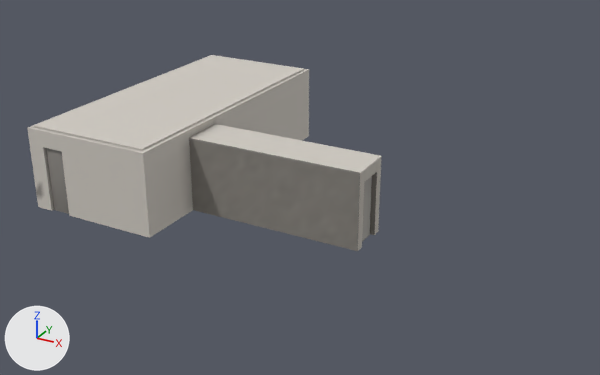
Renders of the glTF model assets/191/scene.glb from each side of a commit.
Both versions are drawn from a 50 mm lens placed at (19.29, -17.68, 11.53), pointed at (7.09, 4.5, 0.44). The lights are fixed; the arrows at lower left show +X, +Y and +Z. The first picture is the older version. Where no turn or scale is listed for an object, it has been applied to the vertices. Vertices at exactly the same position are counted once.

In view in the first picture: 'entry_door', 'room_door_3', 'shell_ceiling', 'shell_corridor', 'shell_walls'.
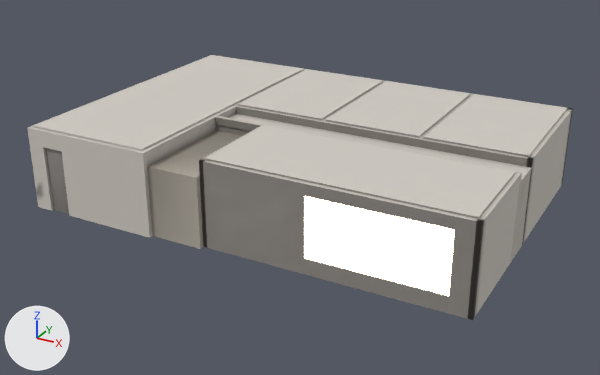
The change, as a list of edits to the scene's bpy script:
```text
Change me_shell_corridor:
    used by ob_shell_corridor; location = (0.0, 0.0, 0.0)
    remove me_shell_corridor.from_pydata(...)  # 1590 vertices, 3132 faces; spans x 4.3..10.34, y 2.11..3.59, z 0.0..2.5
    add me_shell_corridor.from_pydata(...)  # 846 vertices, 1676 faces; spans x 4.44..14.46, y 3.56..4.94, z 0.0..2.75
    me_shell_corridor part 1: a new loose piece of 726 vertices spanning x 4.44..14.46, y 3.56..4.94, z 0.0..2.75, in mat_cement
    me_shell_corridor part 2: a new loose piece of 112 vertices spanning x 4.44..7.49, y 4.8..4.94, z 0.0..2.75, in mat_cement
    me_shell_corridor part 3: 9 loose pieces with 1088 vertices, spanning x 4.44..10.34, y 2.11..3.59, z 0.0..2.45, are deleted
    me_shell_corridor part 4: 494 vertices removed from x 4.3..10.34, y 2.11..3.59, z 0.0..2.5
    other edits to the shape of me_shell_corridor do not show in these pictures
    remove me_shell_corridor.materials.append(mat_plaster)
Change me_shell_walls:
    used by ob_shell_walls; location = (0.0, 0.0, 0.0)
    remove me_shell_walls.from_pydata(...)  # 2790 vertices, 5644 faces; spans x -0.38..4.44, y -0.14..10.05, z 0.0..2.75
    add me_shell_walls.from_pydata(...)  # 2814 vertices, 5692 faces; spans x -0.38..4.44, y -0.14..10.05, z 0.0..2.75
    me_shell_walls part 5: 462 vertices moved from x 4.3..4.44, y 0.5..9.41, z 0.0..2.75 to x 4.3..4.44, y 0.49..9.42, z 0.0..2.75; 312 vertices removed from x 4.3..4.44, y 2.0..6.68, z 0.0..2.75; 336 vertices added at x 4.3..4.44, y 1.97..6.75, z 0.0..2.75
    me_shell_walls part 6: 558 kept faces spanning x 4.23..4.44, y -0.14..10.05, z 0.0..2.75 get new vertex colours
Add me_wing_windows:
    me_wing_windows.from_pydata(...)  # 820 vertices, 1560 faces; spans x 4.89..14.0, y 0.17..10.01, z 0.5..2.75
    # faces by material slot: [720, 84, 708, 48]
    me_wing_windows.materials.append(mat_glass)
    me_wing_windows.materials.append(mat_emit)
    me_wing_windows.materials.append(mat_fabric)
    me_wing_windows.materials.append(mat_plaster)
Add me_wing_walls:
    me_wing_walls.from_pydata(...)  # 1760 vertices, 3564 faces; spans x 4.44..14.46, y 0.16..10.05, z 0.0..2.75
    me_wing_walls.materials.append(mat_plaster)
Add me_wing_mass:
    me_wing_mass.from_pydata(...)  # a box spanning x 4.44..6.2, y 0.0..3.56, z 0.0..2.28
    me_wing_mass.materials.append(mat_plaster)
Add me_wing_ceiling:
    me_wing_ceiling.from_pydata(...)  # 1474 vertices, 2928 faces; spans x 4.44..14.46, y 0.3..9.91, z 2.45..2.8
    me_wing_ceiling.materials.append(mat_plaster)
Remove ob_room_door_3:
    ob_room_door_3 = bpy.data.objects.new('room_door_3', me_room_door_3)
    ob_room_door_3.location = (10.18, 2.42, 0.0)
Add ob_wing_windows:
    ob_wing_windows = bpy.data.objects.new('wing_windows', me_wing_windows)
    ob_wing_windows.location = (0.0, 0.0, 0.0)
Add ob_wing_walls:
    ob_wing_walls = bpy.data.objects.new('wing_walls', me_wing_walls)
    ob_wing_walls.location = (0.0, 0.0, 0.0)
Add ob_wing_mass:
    ob_wing_mass = bpy.data.objects.new('wing_mass', me_wing_mass)
    ob_wing_mass.location = (0.0, 0.0, 0.0)
Add ob_wing_ceiling:
    ob_wing_ceiling = bpy.data.objects.new('wing_ceiling', me_wing_ceiling)
    ob_wing_ceiling.location = (0.0, 0.0, 0.0)
```

Where the change shows, as pixel boxes (x1, y1, x2, y2) in the pictures (600 x 375 px; the box of a moved part takes in the faces that stretch with it):
'wing_ceiling', added
    after: (206, 69, 568, 219)
'wing_walls', added
    after: (199, 81, 573, 320)
'shell_corridor', reshaped (mostly hidden afterwards)
    before: (189, 124, 382, 251)
    after: (215, 106, 533, 263)
'wing_windows', added
    after: (304, 196, 455, 296)
'wing_mass', added
    after: (147, 131, 242, 249)
'room_door_3', deleted
    before: (362, 176, 372, 241)
part 1 of me_shell_corridor, added (mostly hidden)
    after: (215, 116, 533, 263)
part 2 of me_shell_corridor, added
    after: (236, 106, 317, 128)
part 3 of me_shell_corridor, deleted
    before: (189, 139, 377, 250)
part 4 of me_shell_corridor, deleted
    before: (189, 124, 382, 251)
part 5 of me_shell_walls, moved or reshaped (mostly hidden afterwards)
    before: (149, 90, 269, 211)
    after: (149, 89, 267, 149)
part 6 of me_shell_walls, recoloured
    both: (144, 70, 305, 237)
